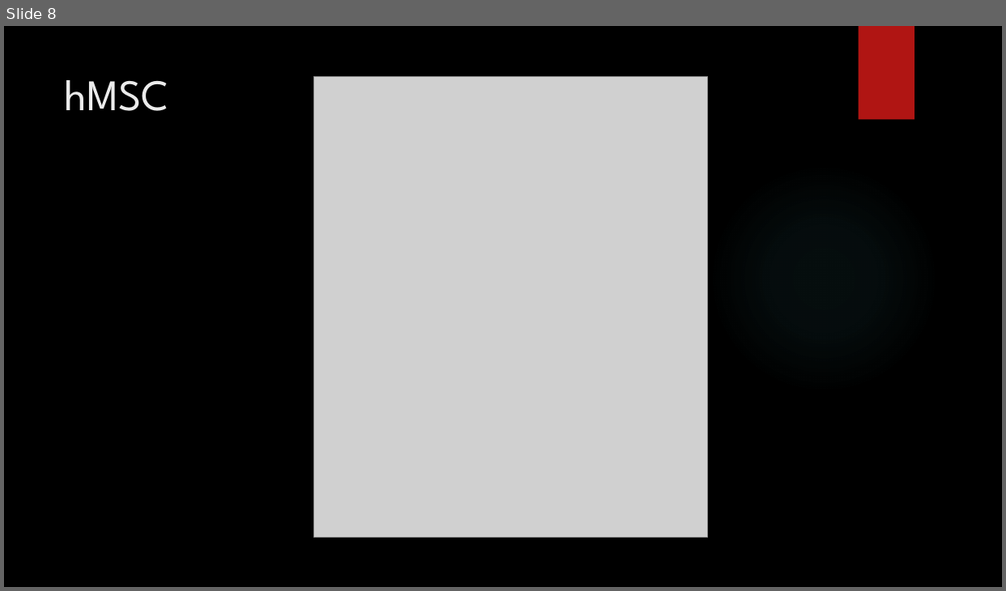
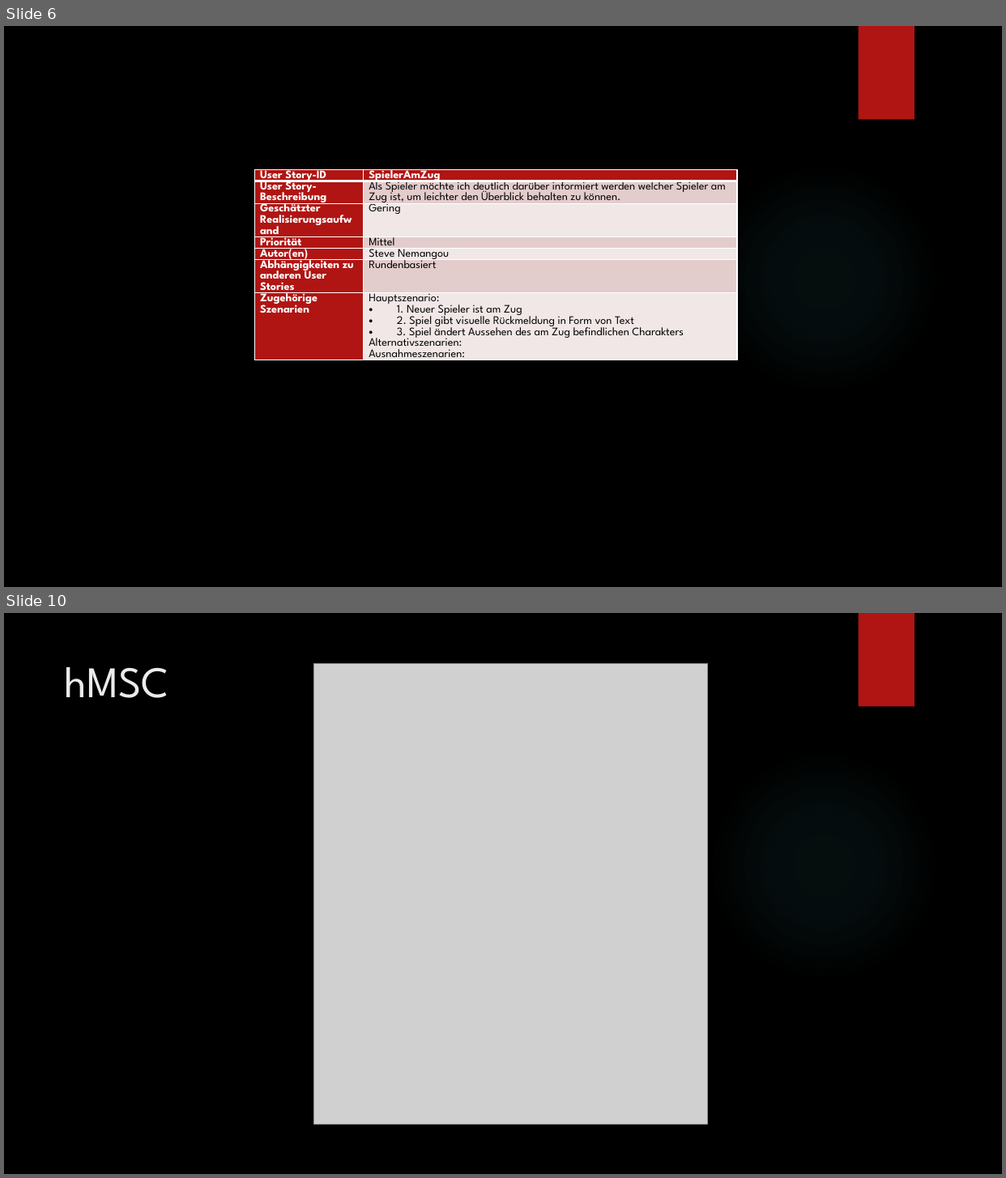
Before and after one commit to tarik2281/Swat_Engagement_Pheretima, a slide deck: Dokumentation/SEP Gruppe L - Swat Engagement Pheretima.pptx. Shown one above the other, each under a label of ours: slide 8 before the commit, slides 6 and 10 after it; the slides between them are not shown. The pictures are 1006x591 and 1006x1178 pixels, drawn with LibreOffice and Linux fonts; fonts in the diff are those of the drawing; grey boxes stand for pictures; background and template pictures are left out. Boxes give left, top, right and bottom in pixels: in the first picture for what was removed or moved away, otherwise in the second. Text is boxed around its words. In the diff, an @@ line names an element or a change of style, - is before the commit and + after.

```diff
--- a/Dokumentation/SEP Gruppe L - Swat Engagement Pheretima.pptx
+++ b/Dokumentation/SEP Gruppe L - Swat Engagement Pheretima.pptx
@@ slide 6 added at bbox=[4, 26, 1002, 587], background picture (left out); not listed: 2 template elements that a slide beside it also shows @@
@@ table added at bbox=[255, 169, 738, 444], 7 rows, 2 columns @@
+User Story-ID | SpielerAmZug
+User Story-Beschreibung | Als Spieler möchte ich deutlich darüber informiert werden welcher Spieler am Zug ist, um leichter den Überblick behalten zu können.
+Geschätzter Realisierungsaufwand | Gering
+Priorität | Mittel
+Autor(en) | Steve Nemangou
+Abhängigkeiten zu anderen User Stories | Rundenbasiert
+Zugehörige Szenarien | Hauptszenario: / 1. Neuer Spieler ist am Zug / 2. Spiel gibt visuelle Rückmeldung in Form von Text / 3. Spiel ändert Aussehen des am Zug befindlichen Charakters / Alternativszenarien: / Ausnahmeszenarien:
@@ what was slide 8 is now slide 10 @@
```
Also in this commit, not shown: 6 slides changed, 3 other slides added, 2 slides removed, 3 other files.
